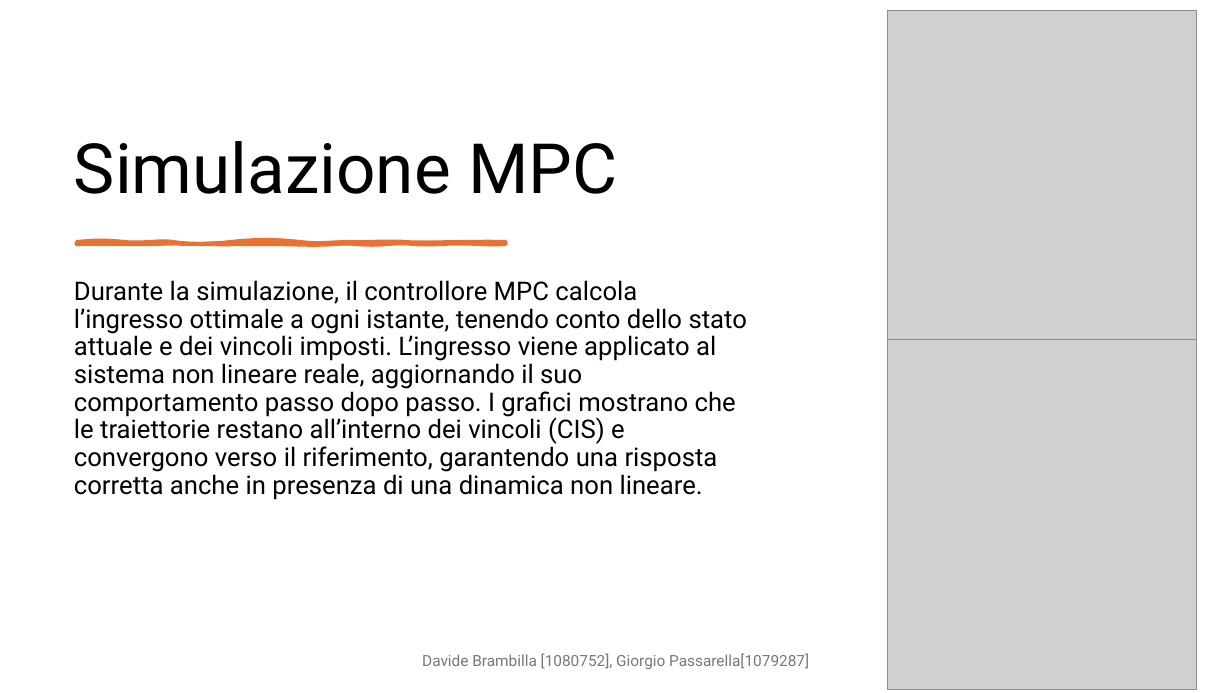
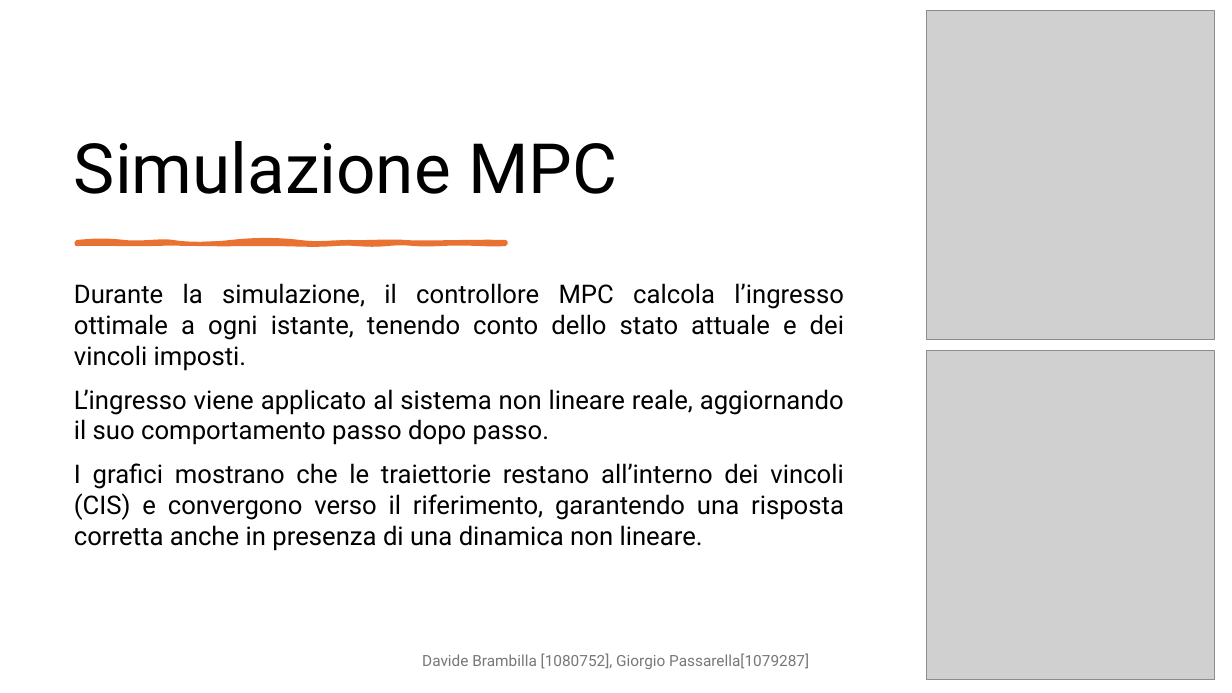
Before and after one commit to DavideBrambilla98/interconnectedTanksMPC, a slide deck: slide 18 of cam.pptx. Drawn at 1232x693 pixels with LibreOffice and Linux fonts; fonts in the diff are those of the drawing; grey boxes stand for pictures. Boxes give left, top, right and bottom in pixels: in the first picture for what was removed or moved away, otherwise in the second. Text is boxed around its words. In the diff, an @@ line names an element or a change of style, - is before the commit and + after.

```diff
--- a/cam.pptx
+++ b/cam.pptx
@@ picture: place and size @@
-picture at (887,11,1196,340)
+picture at (927,11,1214,340)
@@ text at (74,283,844,551): text changed @@
-Durante la simulazione, il controllore MPC calcola l’ingresso ottimale a ogni istante, tenendo conto dello stato attuale e dei vincoli imposti. L’ingresso viene applicato al sistema non lineare reale, aggiornando il suo comportamento passo dopo passo. I grafici mostrano che le traiettorie restano all’interno dei vincoli (CIS) e convergono verso il riferimento, garantendo una risposta corretta anche in presenza di una dinamica non lineare.
+Durante la simulazione, il controllore MPC calcola l’ingresso ottimale a ogni istante, tenendo conto dello stato attuale e dei vincoli imposti.
+L’ingresso viene applicato al sistema non lineare reale, aggiornando il suo comportamento passo dopo passo.
+I grafici mostrano che le traiettorie restano all’interno dei vincoli (CIS) e convergono verso il riferimento, garantendo una risposta corretta anche in presenza di una dinamica non lineare.
@@ picture: place and size @@
-picture at (887,339,1196,689)
+picture at (927,351,1214,680)
```
Also in this commit, not shown: 7 other slides changed, 1 other file.
